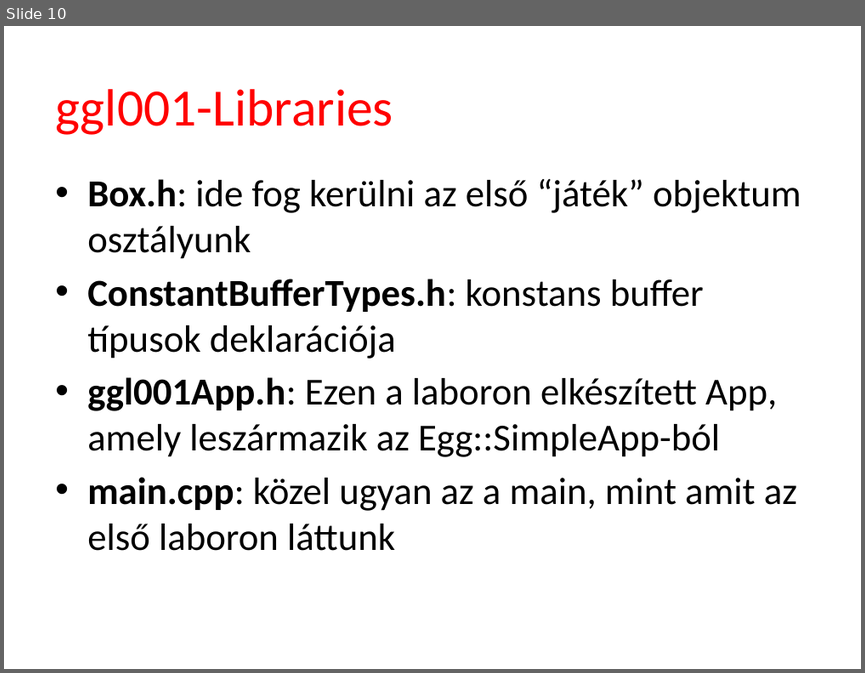
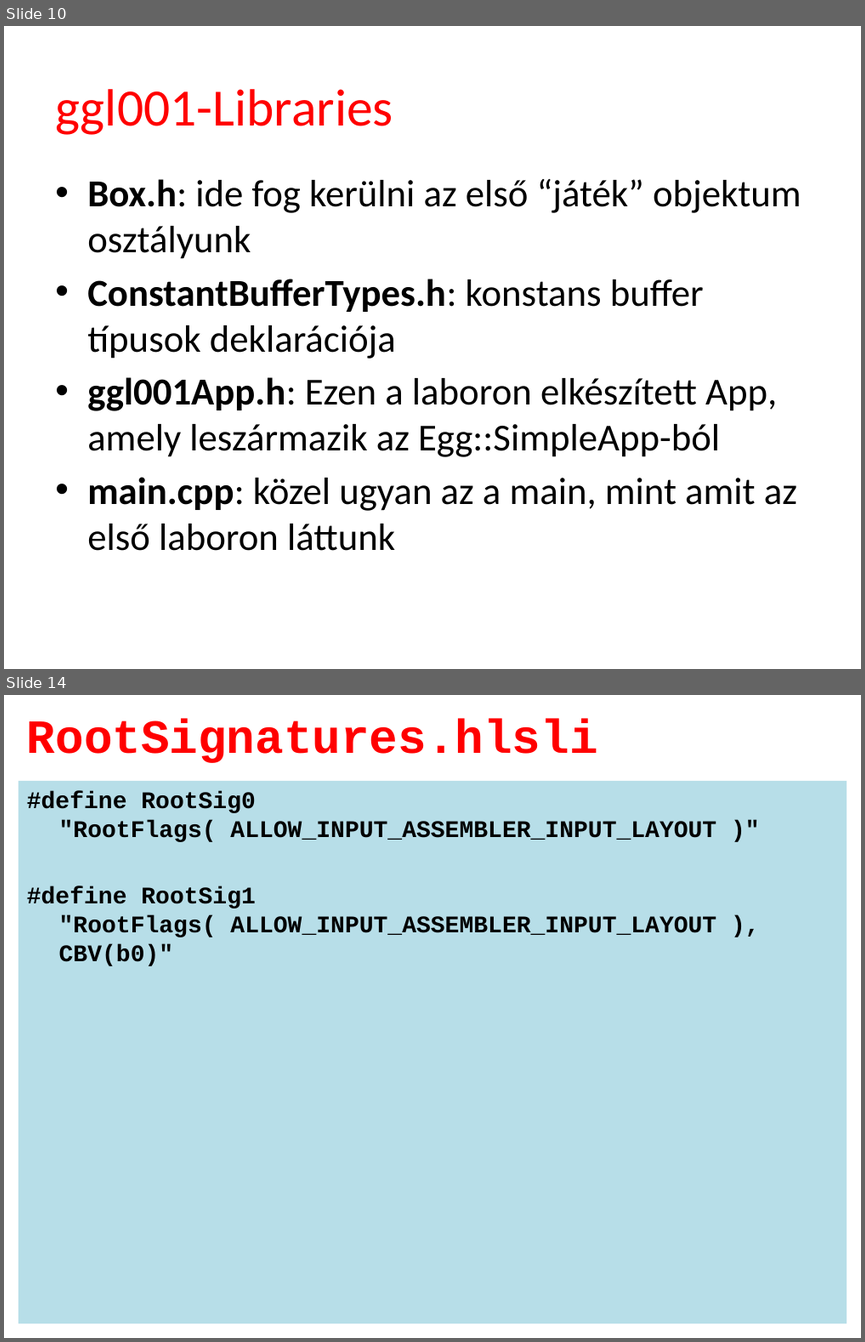
Before and after one commit to tyekx/dx12, a slide deck: Slides/gg001-Libraries.pptx. Shown one above the other, each under a label of ours: slide 10 before the commit, slides 10 and 14 after it; the slides between them are not shown. The pictures are 865x673 and 865x1342 pixels, drawn with LibreOffice and Linux fonts; fonts in the diff are those of the drawing; background and template pictures are left out. Boxes give left, top, right and bottom in pixels: in the first picture for what was removed or moved away, otherwise in the second. Text is boxed around its words. In the diff, an @@ line names an element or a change of style, - is before the commit and + after.

```diff
--- a/Slides/gg001-Libraries.pptx
+++ b/Slides/gg001-Libraries.pptx
@@ slide 14 added at (x1=4, y1=695, x2=861, y2=1338), background #FFFFFF @@
@@ title added at (x1=27, y1=719, x2=598, y2=763), 40 pt, text #FF0000, bold @@
+RootSignatures.hlsli
@@ text added at (x1=18, y1=781, x2=847, y2=1323), fill #B7DEE8, 20 pt, text #000000, bold @@
+#define RootSig0 "RootFlags( ALLOW_INPUT_ASSEMBLER_INPUT_LAYOUT )"
+#define RootSig1 "RootFlags( ALLOW_INPUT_ASSEMBLER_INPUT_LAYOUT ), CBV(b0)"
```
Also in this commit, not shown: 2 slides changed, 14 other slides added, 49 other files.
